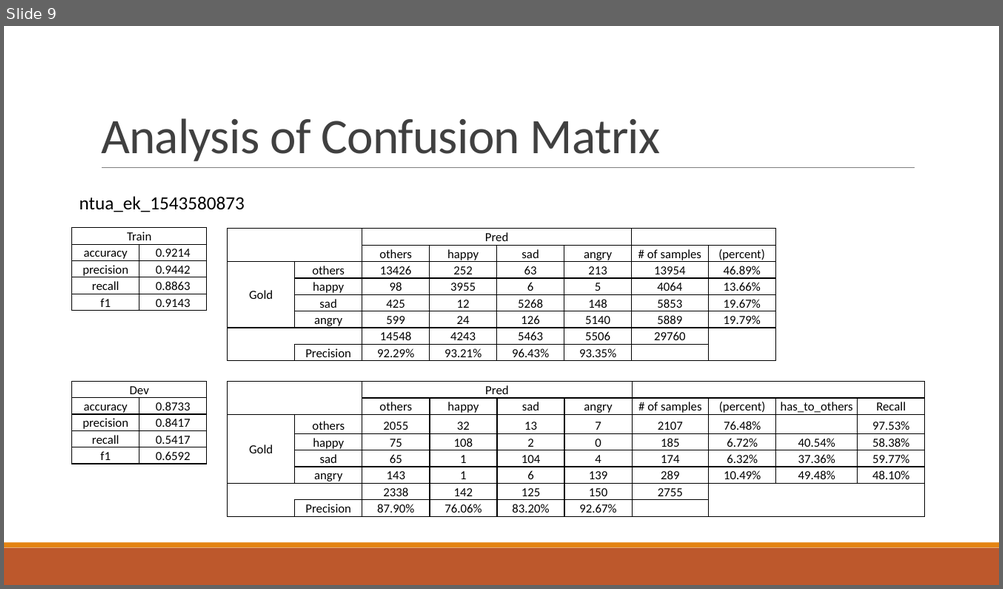
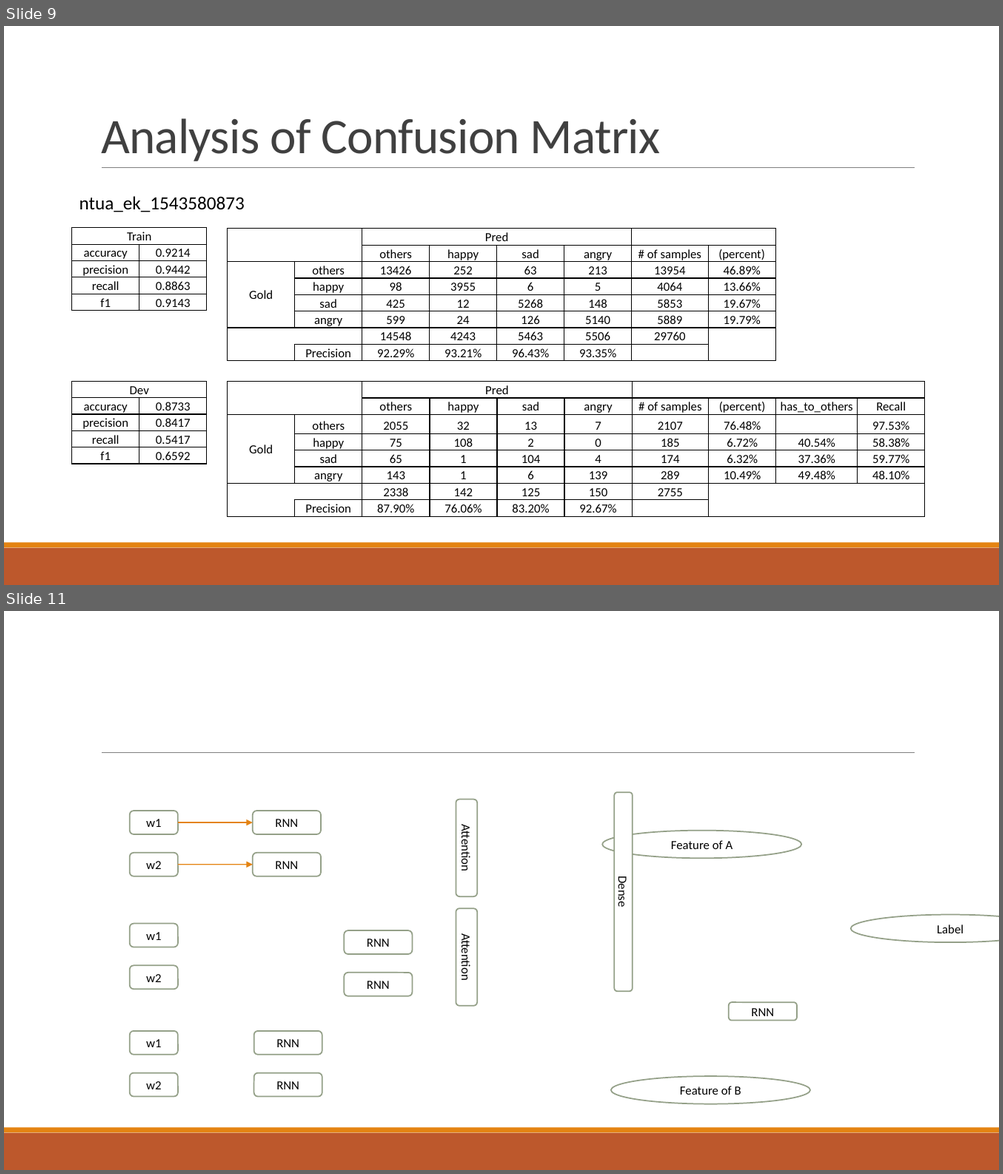
Before and after one commit to liangxh/grad, a slide deck: [实验报告] SemEval2019 task3.pptx. Shown one above the other, each under a label of ours: slide 9 before the commit, slides 9 and 11 after it; the slides between them are not shown. The pictures are 1003x589 and 1003x1174 pixels, drawn with LibreOffice and Linux fonts; fonts in the diff are those of the drawing. Boxes give left, top, right and bottom in pixels: in the first picture for what was removed or moved away, otherwise in the second. Text is boxed around its words. In the diff, an @@ line names an element or a change of style, - is before the commit and + after.

```diff
--- a/[实验报告] SemEval2019 task3.pptx
+++ b/[实验报告] SemEval2019 task3.pptx
@@ slide 11 added at (4,611,999,1170), background #FFFFFF; not listed: 3 template elements that a slide beside it also shows @@
@@ rounded rectangle added at (456,800,478,897), fill #FFFFFF, outline #94A088 1.25 pt, 12 pt, text #000000 @@
+Attention
@@ rounded rectangle added at (614,793,632,992), fill #FFFFFF, outline #94A088 1.25 pt, 12 pt, text #000000 @@
+Dense
@@ rounded rectangle added at (129,811,178,834), fill #FFFFFF, outline #94A088 1.25 pt, 12 pt, text #000000 @@
+w1
@@ arrow added from (178, 823) to (253, 823), #E48312 1 pt @@
@@ rounded rectangle added at (253,811,320,834), fill #FFFFFF, outline #94A088 1.25 pt, 12 pt, text #000000 @@
+RNN
@@ ellipse added at (603,830,802,858), fill #FFFFFF, outline #94A088 1.25 pt, 12 pt, text #000000 @@
+Feature of A
@@ rounded rectangle added at (129,853,178,877), fill #FFFFFF, outline #94A088 1.25 pt, 12 pt, text #000000 @@
+w2
@@ rounded rectangle added at (253,853,320,877), fill #FFFFFF, outline #94A088 1.25 pt, 12 pt, text #000000 @@
+RNN
@@ arrow added from (178, 865) to (253, 865), #E48312 1 pt @@
@@ rounded rectangle added at (456,908,478,1006), fill #FFFFFF, outline #94A088 1.25 pt, 12 pt, text #000000 @@
+Attention
@@ ellipse added at (851,914,999,943), fill #FFFFFF, outline #94A088 1.25 pt, 12 pt, text #000000 @@
+Label
@@ rounded rectangle added at (129,923,178,948), fill #FFFFFF, outline #94A088 1.25 pt, 12 pt, text #000000 @@
+w1
@@ rounded rectangle added at (344,931,412,955), fill #FFFFFF, outline #94A088 1.25 pt, 12 pt, text #000000 @@
+RNN
@@ rounded rectangle added at (129,966,178,990), fill #FFFFFF, outline #94A088 1.25 pt, 12 pt, text #000000 @@
+w2
@@ rounded rectangle added at (344,973,412,997), fill #FFFFFF, outline #94A088 1.25 pt, 12 pt, text #000000 @@
+RNN
@@ rounded rectangle added at (728,1002,797,1021), fill #FFFFFF, outline #94A088 1.25 pt, 12 pt, text #000000 @@
+RNN
@@ rounded rectangle added at (129,1031,178,1055), fill #FFFFFF, outline #94A088 1.25 pt, 12 pt, text #000000 @@
+w1
@@ rounded rectangle added at (254,1031,322,1055), fill #FFFFFF, outline #94A088 1.25 pt, 12 pt, text #000000 @@
+RNN
@@ rounded rectangle added at (129,1073,178,1097), fill #FFFFFF, outline #94A088 1.25 pt, 12 pt, text #000000 @@
+w2
@@ rounded rectangle added at (254,1073,322,1097), fill #FFFFFF, outline #94A088 1.25 pt, 12 pt, text #000000 @@
+RNN
@@ ellipse added at (611,1076,810,1104), fill #FFFFFF, outline #94A088 1.25 pt, 12 pt, text #000000 @@
+Feature of B
```
Also in this commit, not shown: 1 other slide added, 11 other files.
